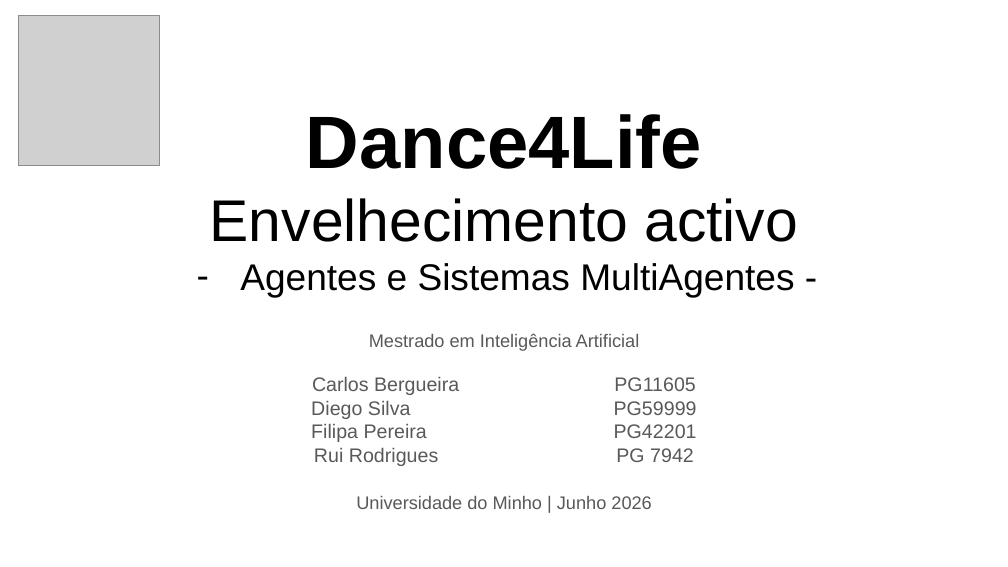
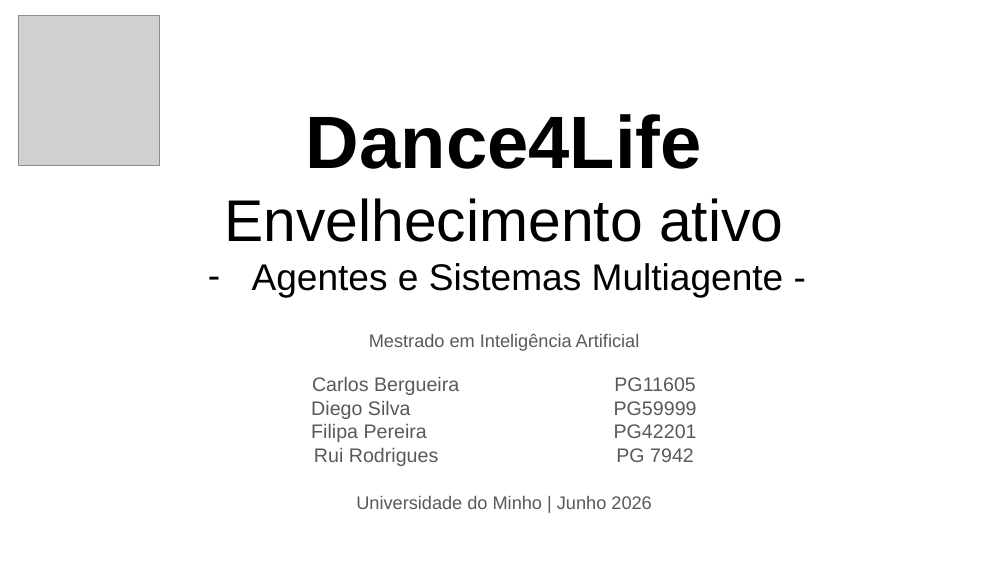
Before and after one commit to MIA-CDFR/SAASMRL, a slide deck: slide 1 of Relatórios/ASMA/PPT/PPT_ASMA _v1.pptx. Drawn at 1008x567 pixels with LibreOffice and Linux fonts; fonts in the diff are those of the drawing; grey boxes stand for pictures. Boxes give left, top, right and bottom in pixels: in the first picture for what was removed or moved away, otherwise in the second. Text is boxed around its words. In the diff, an @@ line names an element or a change of style, - is before the commit and + after.

Commit message:
update apresentação agentes

```diff
--- a/Relatórios/ASMA/PPT/PPT_ASMA _v1.pptx
+++ b/Relatórios/ASMA/PPT/PPT_ASMA _v1.pptx
@@ title at box(225, 198, 784, 297): text changed @@
-Envelhecimento activo
-– Agentes e Sistemas MultiAgentes -
+Envelhecimento ativo
+– Agentes e Sistemas Multiagente -
```
Also in this commit, not shown: 6 other slides changed.
